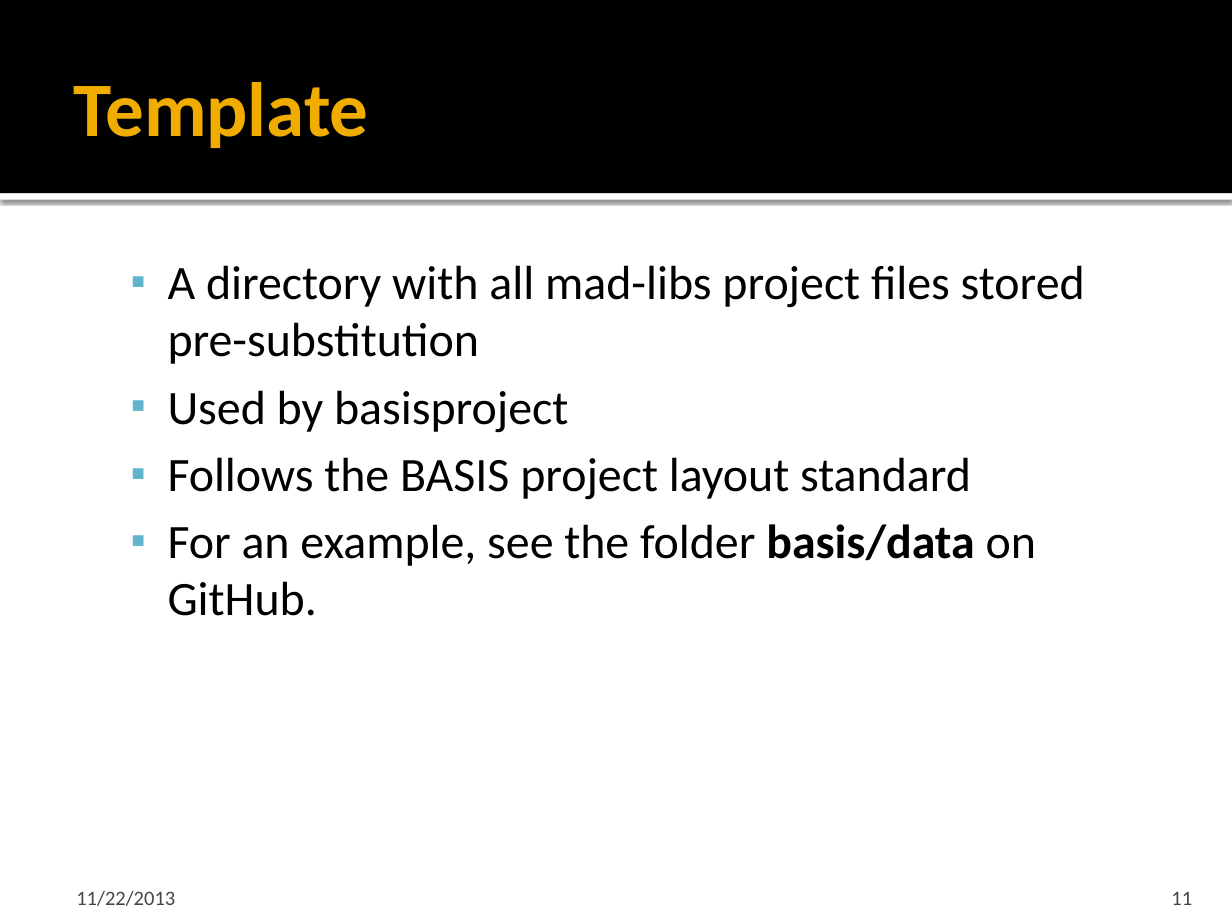
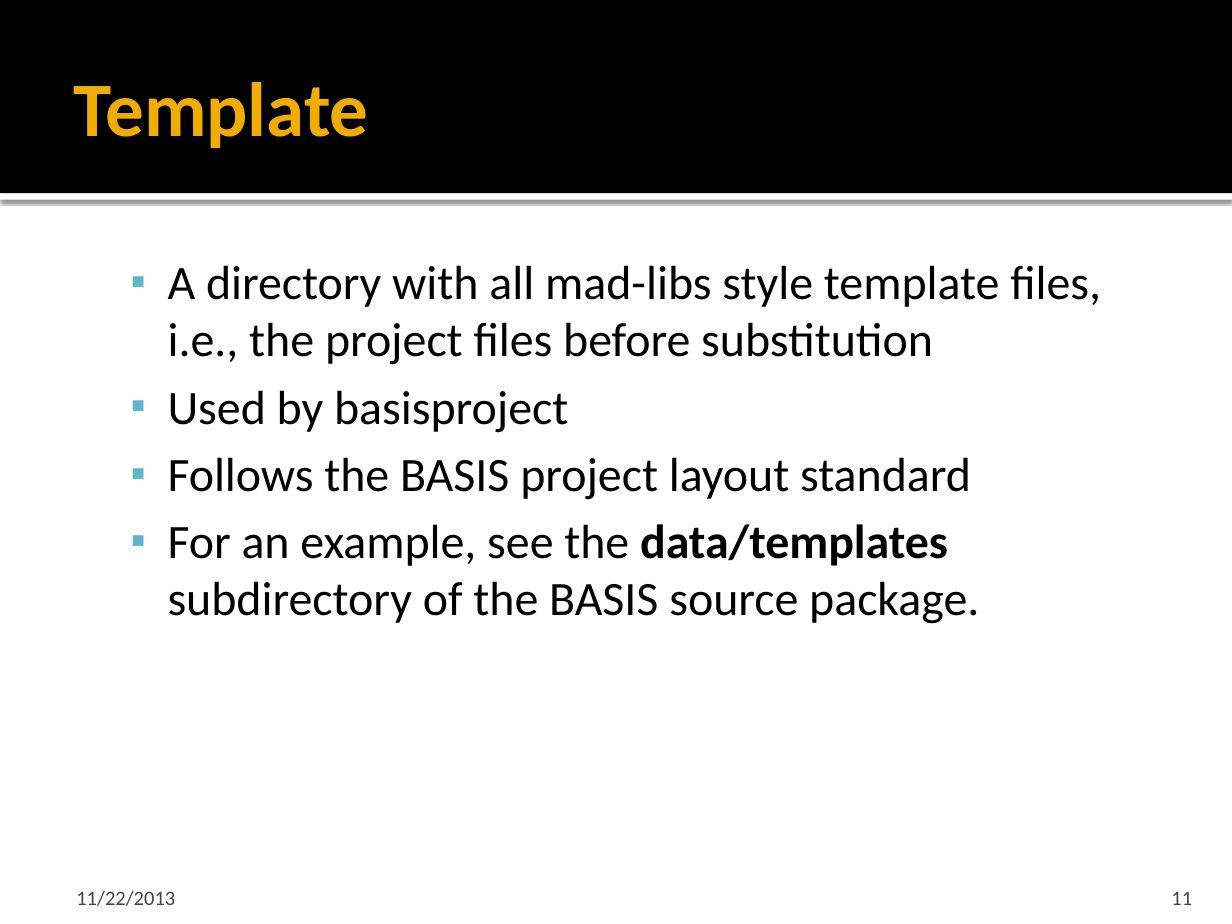
Before and after one commit to cmake-basis/legacy, a slide deck: slide 11 of doc/BASIS_Introduction.pptx. Drawn at 1232x924 pixels with LibreOffice and Linux fonts; fonts in the diff are those of the drawing. Boxes give left, top, right and bottom in pixels: in the first picture for what was removed or moved away, otherwise in the second. Text is boxed around its words. In the diff, an @@ line names an element or a change of style, - is before the commit and + after.

```diff
--- a/doc/BASIS_Introduction.pptx
+++ b/doc/BASIS_Introduction.pptx
@@ text at (x1=168, y1=265, x2=1101, y2=365): text changed @@
-  ▪ A directory with all mad-libs project files stored pre-substitution
+  ▪ A directory with all mad-libs style template files, i.e., the project files before substitution
@@ text at (x1=168, y1=524, x2=979, y2=624): text changed @@
-  ▪ For an example, see the folder basis/data on GitHub.
+  ▪ For an example, see the data/templates subdirectory of the BASIS source package.
```
Also in this commit, not shown: 10 other slides changed, 4 slides removed, 1 other file.
